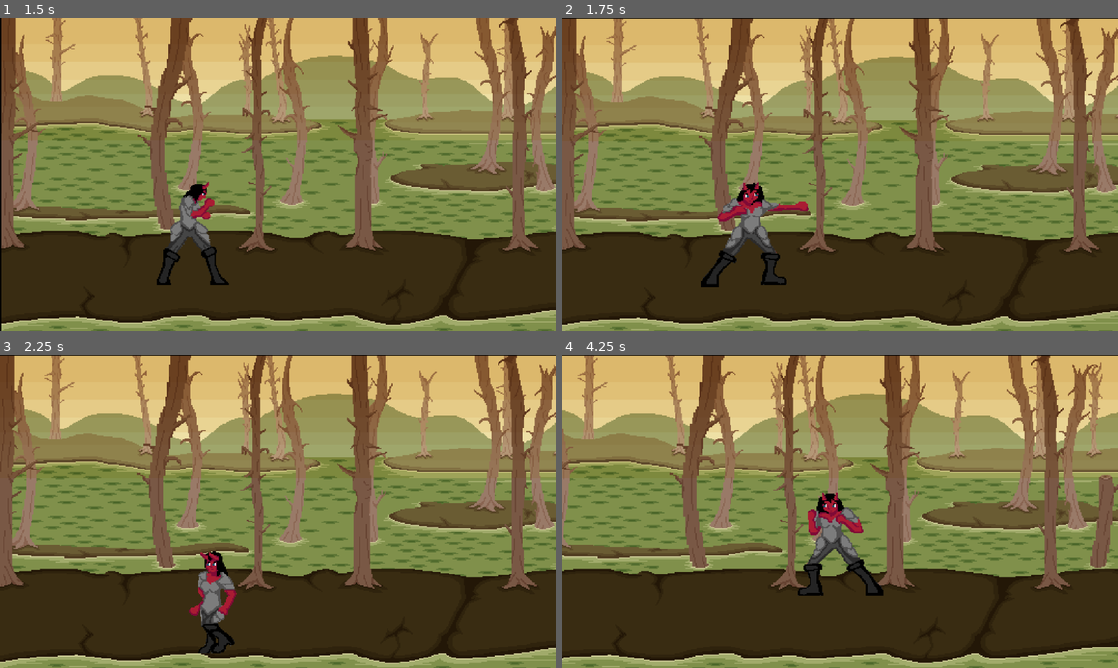
Above: before the commit, frames 1-4 (two rows, left to right).
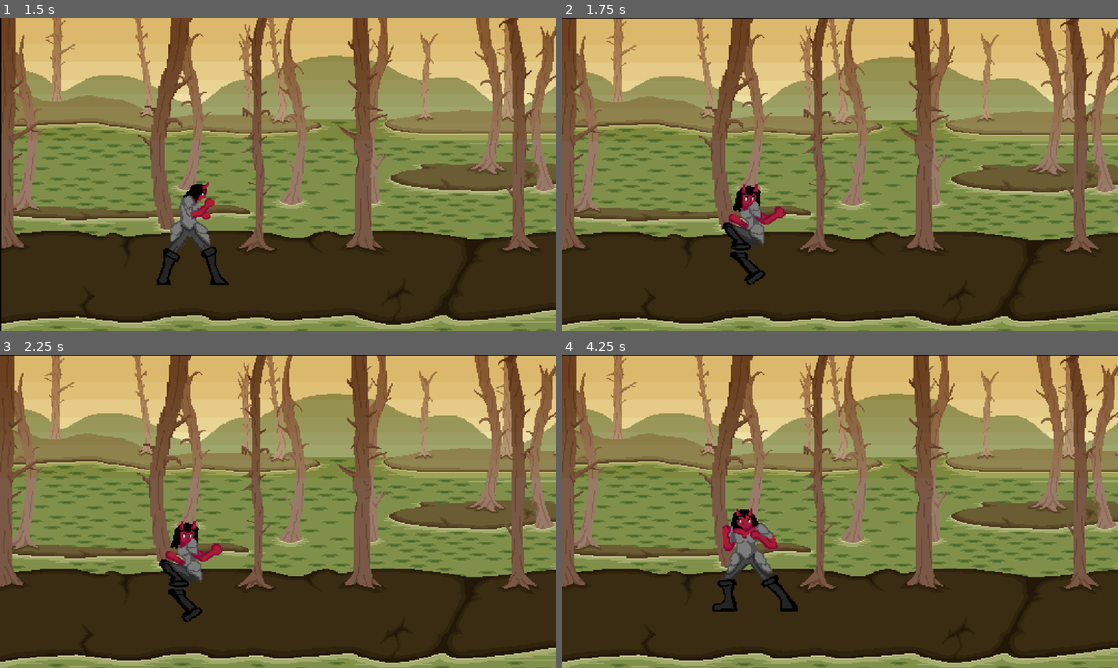
Above: after the commit, the same moments.

Repository: SnapdCC/Ultimatum
Game: Godot game, scene res://Screens/MainScreen.tscn
Two runs of this game, one before a commit and one after it. Both use one fixed random seed, a clock stepped at 60 frames per second and the inputs below.
Inputs:
- Up to frame 1 (1.5 s): click "Play" at 0.5 s; hold Right (ui_right) from 1.28 s (still down); tap A (punch) at 1.35 s
- Up to frame 2 (1.75 s): keep holding Right (ui_right); tap S (kick, bound only after the commit) at 1.55 s
- Up to frame 3 (2.25 s): release Right (ui_right) at 2.03 s; hold Down (ui_down) from 2.03 s (still down); tap S (kick, bound only after the commit) at 2.1 s
- Up to frame 4 (4.25 s): tap A (punch) at 2.3, 2.85, 3.8 s; release Down (ui_down) at 2.78 s; hold Right (ui_right) 2.78-3.53 s; tap S (kick, bound only after the commit) at 3.05, 3.6 s; hold Up (ui_up) from 3.53 s (still down)

Frame 1 is identical in both runs. In frame 2, 1.9% of the frame differs, in the area x 25-45%, y 52-86%; in frame 3, 2.6%; in frame 4, 41%, in the area x 0-100%, y 0-100%.

Commit message:
Heavy Attack Sounds

Diff:
--- a/newgame/LimboBoss.tscn
+++ b/newgame/LimboBoss.tscn
@@ -1,11 +1,11 @@
 [gd_scene load_steps=15 format=2]
 
-[ext_resource path="res://hurtLimboSpriteSheet.png" type="Texture" id=1]
-[ext_resource path="res://LimboWalkSS.png" type="Texture" id=2]
-[ext_resource path="res://IdleLimbo.png" type="Texture" id=3]
-[ext_resource path="res://StandardLimbo.png" type="Texture" id=4]
-[ext_resource path="res://TauntLimbo.png" type="Texture" id=5]
-[ext_resource path="res://LimboBossDyingSprite.png" type="Texture" id=6]
+[ext_resource path="res://Enemy/Limbo Boss/hurtLimboSpriteSheet.png" type="Texture" id=1]
+[ext_resource path="res://Enemy/Limbo Boss/LimboWalkSS.png" type="Texture" id=2]
+[ext_resource path="res://Enemy/Limbo Boss/IdleLimbo.png" type="Texture" id=3]
+[ext_resource path="res://Enemy/Limbo Boss/StandardLimbo.png" type="Texture" id=4]
+[ext_resource path="res://Enemy/Limbo Boss/TauntLimbo.png" type="Texture" id=5]
+[ext_resource path="res://Enemy/Limbo Boss/LimboBossDyingSprite.png" type="Texture" id=6]
 
 [sub_resource type="CapsuleShape2D" id=1]
 radius = 25.8185
--- a/newgame/Player/Player.gd
+++ b/newgame/Player/Player.gd
@@ -6,6 +6,8 @@
 
 var canDoubleHit = false
 var isDoubleHitActive = false
+
+var isKicking = false
 
 var holder
 var facing_right
@@ -49,7 +51,12 @@
 		isPunching = true
 		tempAnim = "Punch"
 
-	if (!isPunching):
+		#plays kick animation and attack
+	if (Input.is_action_just_pressed("kick")):
+		isKicking = true
+		tempAnim = "Heavy Attack"
+
+	if (!isPunching and !isKicking):
 		if Input.is_action_pressed("ui_right"):
 			velocity.x += 1
 		if Input.is_action_pressed("ui_left"):
@@ -99,6 +106,8 @@
 	elif (anim_name == "Double Punch"):
 		isPunching = false
 		isDoubleHitActive = false
+	elif (anim_name == "Heavy Attack"):
+		isKicking = false
 
 # area for hits
 func _on_HurtArea_area_entered(area):
--- a/newgame/Player/Player.tscn
+++ b/newgame/Player/Player.tscn
@@ -8,7 +8,7 @@
 [ext_resource path="res://Player/Sprites/MaincharacteridleStance.png" type="Texture" id=6]
 [ext_resource path="res://Player/Sprites/PunchSpriteSheet.png" type="Texture" id=7]
 [ext_resource path="res://Player/Sprites/walkCycleMaincharacer (1).png" type="Texture" id=8]
-[ext_resource path="res://Player/Sprites/HeavyAttack.png" type="Texture" id=9]
+[ext_resource path="res://Player/Sprites/HeavyAttack2.png" type="Texture" id=9]
 [ext_resource path="res://Player/Sprites/MaincharacterConcept.png" type="Texture" id=10]
 
 [sub_resource type="CapsuleShape2D" id=1]
@@ -80,15 +80,15 @@
 
 [sub_resource type="SpriteFrames" id=18]
 animations = [ {
+"frames": [ ExtResource( 10 ) ],
+"loop": true,
+"name": "Idle",
+"speed": 2.5
+}, {
 "frames": [ SubResource( 4 ), SubResource( 5 ), SubResource( 6 ), SubResource( 7 ), SubResource( 8 ), SubResource( 9 ), SubResource( 10 ), SubResource( 11 ) ],
 "loop": true,
 "name": "Walk",
 "speed": 5.0
-}, {
-"frames": [ ExtResource( 10 ) ],
-"loop": true,
-"name": "Idle",
-"speed": 2.5
 }, {
 "frames": [ SubResource( 12 ), SubResource( 13 ), SubResource( 14 ), SubResource( 15 ), SubResource( 16 ), SubResource( 17 ) ],
 "loop": false,
@@ -235,10 +235,10 @@
 tracks/1/imported = false
 tracks/1/enabled = true
 tracks/1/keys = {
-"times": PoolRealArray( 0, 0.2, 0.4, 0.6 ),
-"transitions": PoolRealArray( 1, 1, 1, 1 ),
-"update": 1,
-"values": [ Rect2( 215, 27, 57, 97 ), Rect2( 370, 26, 85, 98 ), Rect2( 521, 23, 64, 103 ), Rect2( 215, 27, 57, 97 ) ]
+"times": PoolRealArray( 0, 0.1, 0.2, 0.4, 0.6 ),
+"transitions": PoolRealArray( 1, 1, 1, 1, 1 ),
+"update": 1,
+"values": [ Rect2( 29, 26, 54, 99 ), Rect2( 250, 28, 57, 97 ), Rect2( 379, 27, 85, 98 ), Rect2( 520, 22, 64, 103 ), Rect2( 250, 28, 57, 97 ) ]
 }
 tracks/2/type = "value"
 tracks/2/path = NodePath("Sprite:position")
@@ -251,6 +251,44 @@
 "transitions": PoolRealArray( 1 ),
 "update": 1,
 "values": [ Vector2( -1, -31 ) ]
+}
+tracks/3/type = "audio"
+tracks/3/path = NodePath("SoundEffectStream")
+tracks/3/interp = 1
+tracks/3/loop_wrap = true
+tracks/3/imported = false
+tracks/3/enabled = true
+tracks/3/keys = {
+"clips": [ {
+"end_offset": 0.0,
+"start_offset": 0.0,
+"stream": ExtResource( 4 )
+} ],
+"times": PoolRealArray( 0.2 )
+}
+tracks/4/type = "value"
+tracks/4/path = NodePath("SoundEffectStream:playing")
+tracks/4/interp = 1
+tracks/4/loop_wrap = true
+tracks/4/imported = false
+tracks/4/enabled = true
+tracks/4/keys = {
+"times": PoolRealArray( 0, 0.2, 0.3 ),
+"transitions": PoolRealArray( 1, 1, 1 ),
+"update": 1,
+"values": [ false, true, false ]
+}
+tracks/5/type = "value"
+tracks/5/path = NodePath("Sprite/HurtArea/CollisionKickShape:disabled")
+tracks/5/interp = 1
+tracks/5/loop_wrap = true
+tracks/5/imported = false
+tracks/5/enabled = true
+tracks/5/keys = {
+"times": PoolRealArray( 0, 0.2, 0.4 ),
+"transitions": PoolRealArray( 1, 1, 1 ),
+"update": 1,
+"values": [ true, false, true ]
 }
 
 [sub_resource type="Animation" id=22]
@@ -343,6 +381,32 @@
 "update": 1,
 "values": [ true, true, false, true ]
 }
+tracks/4/type = "audio"
+tracks/4/path = NodePath("SoundEffectStream")
+tracks/4/interp = 1
+tracks/4/loop_wrap = true
+tracks/4/imported = false
+tracks/4/enabled = true
+tracks/4/keys = {
+"clips": [ {
+"end_offset": 0.0,
+"start_offset": 0.0,
+"stream": ExtResource( 4 )
+} ],
+"times": PoolRealArray( 0.3 )
+}
+tracks/5/type = "value"
+tracks/5/path = NodePath("SoundEffectStream:playing")
+tracks/5/interp = 1
+tracks/5/loop_wrap = true
+tracks/5/imported = false
+tracks/5/enabled = true
+tracks/5/keys = {
+"times": PoolRealArray( 0, 0.3, 0.4 ),
+"transitions": PoolRealArray( 1, 1, 1 ),
+"update": 1,
+"values": [ false, true, false ]
+}
 
 [sub_resource type="Animation" id=24]
 length = 0.8
@@ -390,6 +454,9 @@
 [sub_resource type="RectangleShape2D" id=26]
 extents = Vector2( 17.0951, 7.22027 )
 
+[sub_resource type="RectangleShape2D" id=27]
+extents = Vector2( 19.4753, 10 )
+
 [node name="Player" type="KinematicBody2D"]
 collision_layer = 3
 collision_mask = 3
@@ -426,9 +493,9 @@
 
 [node name="Sprite" type="Sprite" parent="."]
 position = Vector2( -1, -31 )
-texture = ExtResource( 5 )
+texture = ExtResource( 9 )
 region_enabled = true
-region_rect = Rect2( 482, 37, 63, 97 )
+region_rect = Rect2( 29, 26, 54, 99 )
 
 [node name="HurtArea" type="Area2D" parent="Sprite"]
 position = Vector2( 1, 31 )
@@ -445,6 +512,11 @@
 shape = SubResource( 26 )
 disabled = true
 
+[node name="CollisionKickShape" type="CollisionShape2D" parent="Sprite/HurtArea"]
+position = Vector2( 22.0486, -20.4737 )
+shape = SubResource( 27 )
+disabled = true
+
 [node name="SoundEffectStream" parent="." instance=ExtResource( 2 )]
 [connection signal="area_entered" from="Area2D" to="." method="_on_Area2D_area_entered"]
 [connection signal="animation_finished" from="AnimationPlayer" to="." method="_on_AnimationPlayer_animation_finished"]
--- a/newgame/PlayerScript.tscn
+++ b/newgame/PlayerScript.tscn
@@ -1,14 +1,11 @@
-[gd_scene load_steps=9 format=2]
+[gd_scene load_steps=10 format=2]
 
 [ext_resource path="res://Stage_Background.png" type="Texture" id=1]
 [ext_resource path="res://Player/Player.tscn" type="PackedScene" id=2]
 [ext_resource path="res://Enemy/Skeleton/skeleton.png" type="Texture" id=3]
 [ext_resource path="res://Enemy/Skeleton/Skeleton.gd" type="Script" id=4]
 [ext_resource path="res://Sounds/Music etc/LimboMusicPlayer.tscn" type="PackedScene" id=5]
-
-
-
-
+[ext_resource path="res://Enemy/Limbo Boss/LimboBoss.tscn" type="PackedScene" id=6]
 
 [sub_resource type="RectangleShape2D" id=1]
 extents = Vector2( 6.46372, 152.839 )
@@ -102,6 +99,9 @@
 [node name="CollisionPolygon2D8" type="CollisionPolygon2D" parent="ViewportContainer/Viewport/BackgroundColliders"]
 polygon = PoolVector2Array( 527.422, 279.462, 560.18, 281.667, 617.507, 292.376, 698.457, 287.022, 700.976, 291.116, 71 …(196 unchanged characters)…
 
+[node name="LimboBoss" parent="ViewportContainer/Viewport" instance=ExtResource( 6 )]
+position = Vector2( 631, 242 )
+
 [node name="Husk" type="KinematicBody2D" parent="ViewportContainer/Viewport"]
 position = Vector2( 631, 242 )
 script = ExtResource( 4 )
--- a/newgame/project.godot
+++ b/newgame/project.godot
@@ -59,6 +59,11 @@
 "events": [ Object(InputEventKey,"resource_local_to_scene":false,"resource_name":"","device":0,"alt":false,"shift":false,"control":false,"meta":false,"command":false,"pressed":false,"scancode":65,"unicode":0,"echo":false,"script":null)
  ]
 }
+kick={
+"deadzone": 0.5,
+"events": [ Object(InputEventKey,"resource_local_to_scene":false,"resource_name":"","device":0,"alt":false,"shift":false,"control":false,"meta":false,"command":false,"pressed":false,"scancode":83,"unicode":0,"echo":false,"script":null)
+ ]
+}
 
 [layer_names]
 
Not shown: 1 places in newgame/Player/Player.tscn that only renumber resources
Binary file added: newgame/Player/Sprites/HeavyAttack2.png
